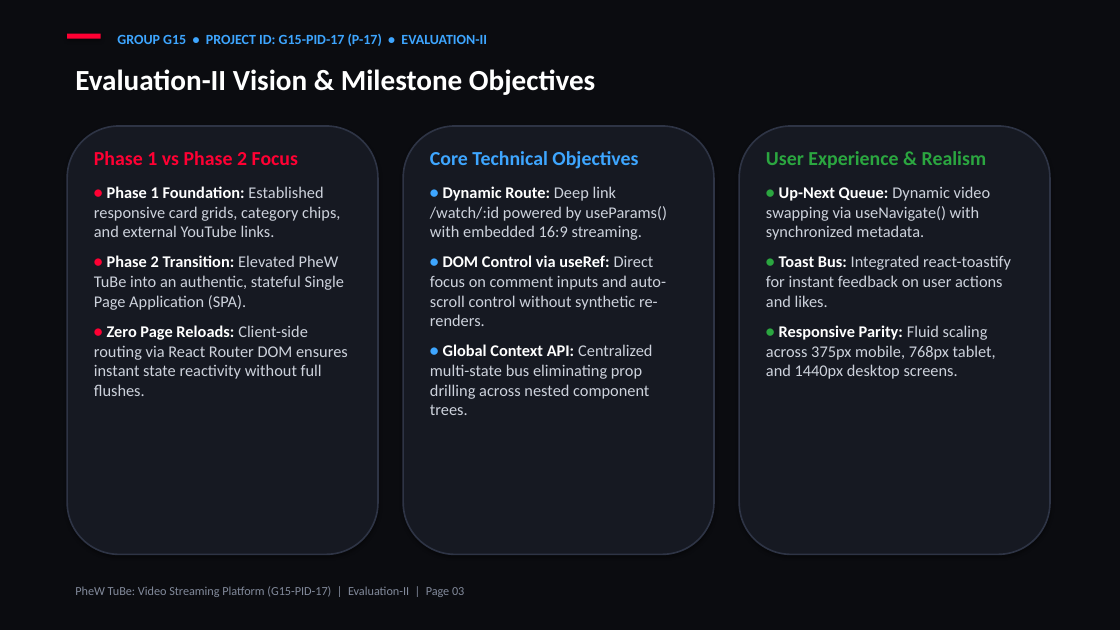
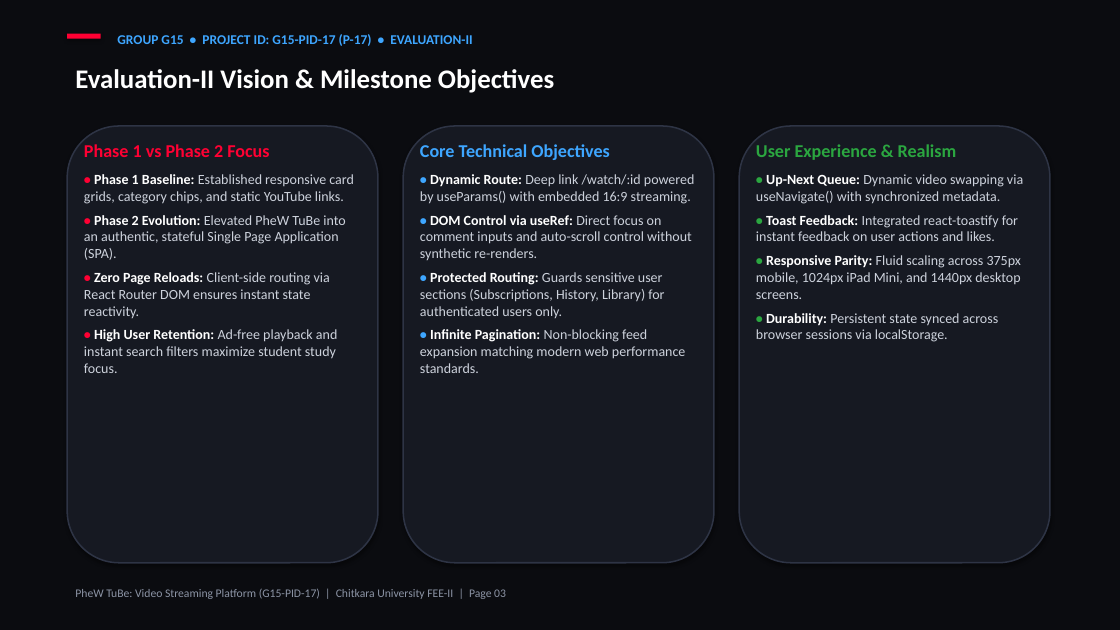
Before and after one commit to kishan-777/Front-End-Engineering_Evaluation-based-project, a slide deck: slide 3 of G15-PID-17.pptx. Drawn at 1120x630 pixels with LibreOffice and Linux fonts; fonts in the diff are those of the drawing. Boxes give left, top, right and bottom in pixels: in the first picture for what was removed or moved away, otherwise in the second. Text is boxed around its words. In the diff, an @@ line names an element or a change of style, - is before the commit and + after.

Commit message:
Fix all PPT distortions, image overlaps, Chitkara logo visibility, and add Phase 2 Protected Routing and Infinite Scroll slides

```diff
--- a/G15-PID-17.pptx
+++ b/G15-PID-17.pptx
@@ text "GROUP G15 • PROJECT ID: ..." at (x1=117, y1=34, x2=472, y2=46): size 12 to 11.5 pt @@
@@ text "Evaluation-II Vision & Milestone Objectives" at (x1=75, y1=69, x2=554, y2=93): size 25 to 23 pt @@
@@ rounded rectangle resized from (x1=67, y1=126, x2=378, y2=555) to (x1=67, y1=126, x2=378, y2=563) @@
@@ text at (x1=84, y1=144, x2=269, y2=157): size 17 to 15.5 pt in "Phase 1 vs Phase 2 Focus"; less space between paragraphs @@
@@ rounded rectangle resized from (x1=403, y1=126, x2=714, y2=555) to (x1=403, y1=126, x2=714, y2=563) @@
@@ text at (x1=420, y1=144, x2=694, y2=260): size 17 to 15.5 pt in "Core Technical Objectives"; size 15 to 12 pt in "•", "•"; size 14 to 12 pt in "Dynamic Route: Deep link /watch/:id powered by ...", "DOM Control via useRef: Direct focus on ..."; less space between paragraphs @@
@@ outline #2E3445 1.4 pt to #2E3445 1.3 pt in 3 elements at (x1=67, y1=126, x2=378, y2=563), (x1=403, y1=126, x2=714, y2=563), (x1=739, y1=126, x2=1050, y2=563) @@
@@ rounded rectangle resized from (x1=739, y1=126, x2=1050, y2=555) to (x1=739, y1=126, x2=1050, y2=563) @@
@@ text at (x1=756, y1=144, x2=1023, y2=204): size 17 to 15.5 pt in "User Experience & Realism"; size 15 to 12 pt in "•"; size 14 to 12 pt in "Up-Next Queue: Dynamic video swapping via useNavigate() ..."; less space between paragraphs @@
@@ text at (x1=84, y1=174, x2=354, y2=373): text changed; size 14 to 12 pt @@
-• Phase 1 Foundation: Established responsive card grids, category chips, and external YouTube links.
-• Phase 2 Transition: Elevated PheW TuBe into an authentic, stateful Single Page Application (SPA).
-• Zero Page Reloads: Client-side routing via React Router DOM ensures instant state reactivity without full flushes.
+• Phase 1 Baseline: Established responsive card grids, category chips, and static YouTube links.
+• Phase 2 Evolution: Elevated PheW TuBe into an authentic, stateful Single Page Application (SPA).
+• Zero Page Reloads: Client-side routing via React Router DOM ensures instant state reactivity.
+• High User Retention: Ad-free playback and instant search filters maximize student study focus.
@@ text at (x1=756, y1=215, x2=1021, y2=342): text changed; size 14 to 12 pt @@
-• Toast Bus: Integrated react-toastify for instant feedback on user actions and likes.
-• Responsive Parity: Fluid scaling across 375px mobile, 768px tablet, and 1440px desktop screens.
+• Toast Feedback: Integrated react-toastify for instant feedback on user actions and likes.
+• Responsive Parity: Fluid scaling across 375px mobile, 1024px iPad Mini, and 1440px desktop screens.
+• Durability: Persistent state synced across browser sessions via localStorage.
@@ text at (x1=420, y1=272, x2=685, y2=373): text changed; size 14 to 12 pt @@
-• Global Context API: Centralized multi-state bus eliminating prop drilling across nested component trees.
+• Protected Routing: Guards sensitive user sections (Subscriptions, History, Library) for authenticated users only.
+• Infinite Pagination: Non-blocking feed expansion matching modern web performance standards.
@@ text at (x1=75, y1=589, x2=506, y2=599): text changed; size 10.5 to 10 pt; text colour #828A9B to #8C94A5 @@
-PheW TuBe: Video Streaming Platform (G15-PID-17) | Evaluation-II | Page 03
+PheW TuBe: Video Streaming Platform (G15-PID-17) | Chitkara University FEE-II | Page 03
```
Also in this commit, not shown: 10 other slides changed, 3 slides added, 1 slide removed, 1 other file.
